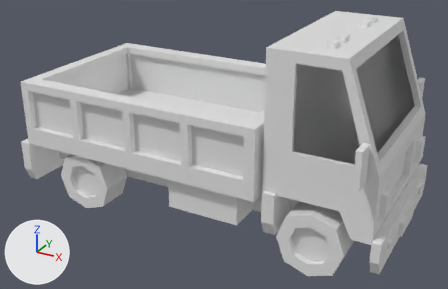
Renders of the Blender file Assets/Prefab/GameEntities/DeliveryPoint/DeliveryPointLv4/Model/deliveryP4Source.blend from each side of a commit.
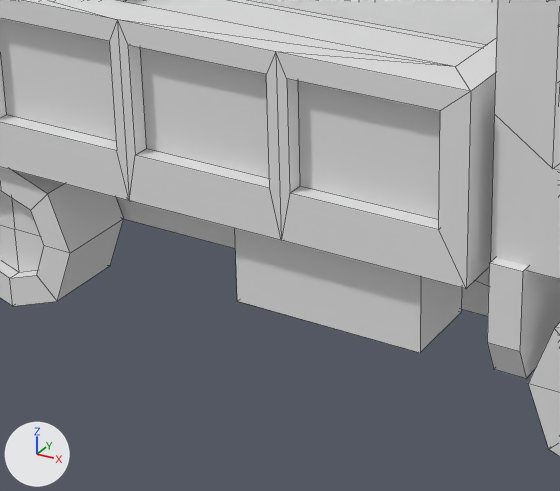
There are two pictures of each version: one whole from a 50 mm lens placed at (5.46, -7.11, 3.82), pointed at (2.17, -1.12, 0.83), one close up on the part from 18% to 64% of the width and 33% to 96% of the height. The lights are fixed; the arrows at lower left show +X, +Y and +Z. The close-ups show mesh edges as thin lines.

Script lines for the objects in view, before the commit:
```python
me_cube = bpy.data.meshes.new('Cube')
me_cube.from_pydata(...)  # 606 vertices, 548 faces; spans x -1.21..1.21, y -4.39..0.25, z -0.02..2.37
# faces by material slot: [544, 4]
me_cube.materials.append(mat_truck)  # its picture is missing
me_cube.materials.append(mat_glass)
ob_vehicle = bpy.data.objects.new('vehicle', me_cube)
ob_vehicle.parent = ob_gameobjectsize
ob_vehicle.matrix_parent_inverse = Matrix(((0.0, 1.0, 0.0, 0.853), (-1.0, 0.0, 0.0, 0.0), (0.0, 0.0, 1.0, 0.0), (0.0, 0.0, 0.0, 1.0)))
ob_vehicle.location = (0.0, -1.853, 0.0)
ob_vehicle.rotation_euler = (0.0, 0.0, 1.571)  # degrees (0, 0, 90)
```
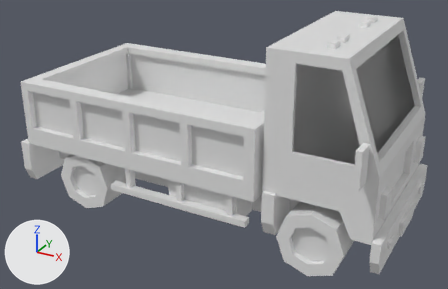
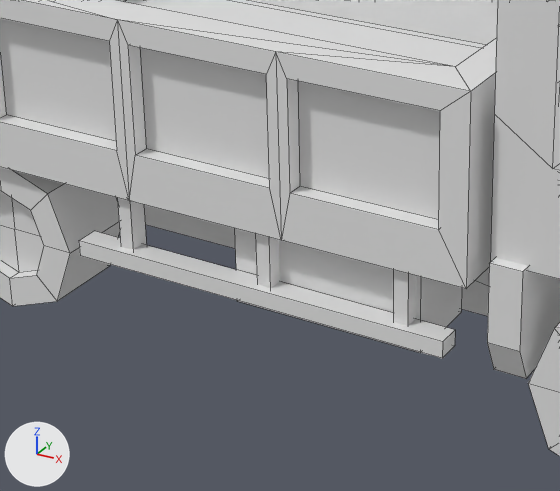
Changed parts and their boxes (x1, y1, x2, y2) in the close-ups (560 x 491 px):
part 1 of me_cube, added: after (79, 231, 455, 358)
part 2 of me_cube, added: after (118, 198, 416, 326)

The edits, one by one:
me_cube is used by ob_vehicle; parent ob_gameobjectsize; location (0.0, -1.853, 0.0); rotation (0.0, 0.0, 1.571), in degrees (0, 0, 90).
me_cube had 606 vertices, 548 faces and spanned x -1.21..1.21, y -4.39..0.25, z -0.02..2.37.
me_cube now has 670 vertices, 590 faces and spans x -1.21..1.21, y -4.39..0.25, z -0.02..2.37.
me_cube part 1: a new loose piece, a box spanning x -1.06..-0.953, y -2.935..-1.174, z 0.393..0.466, in mat_truck (its picture is missing).
Part 2, on me_cube:
24 vertices are added at x -1.02..1.01, y -2.76..-1.37, z 0.42.
24 new vertices lie (0.0, 0.0, 0.33) away from vertices in x -1.02..1.01, y -2.76..-1.37, z 0.42.
30 new faces join them, mat_truck (its picture is missing).
